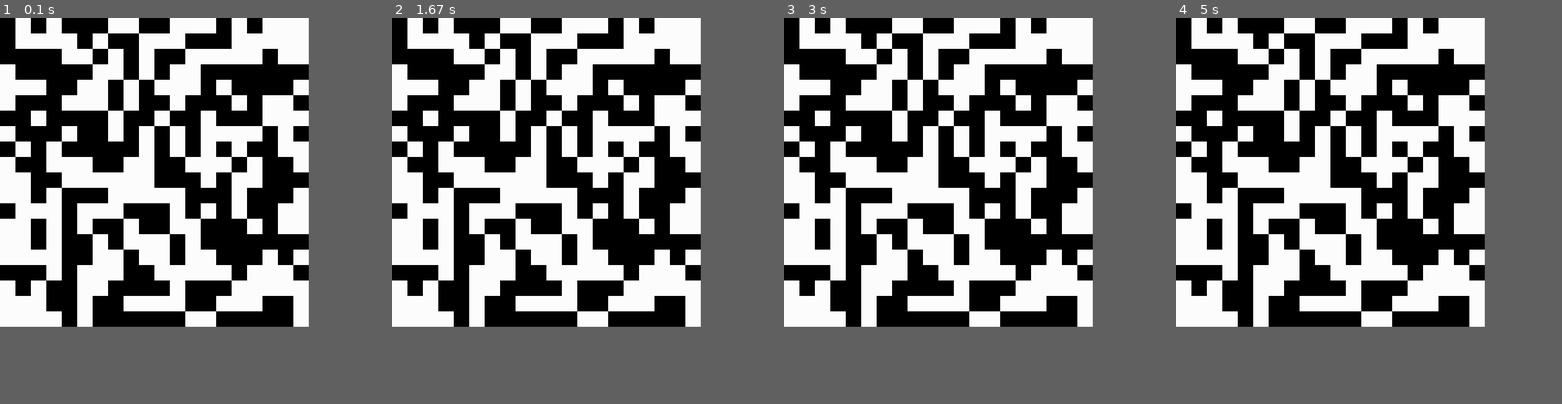
Above: before the commit, frames 1-4 (left to right).
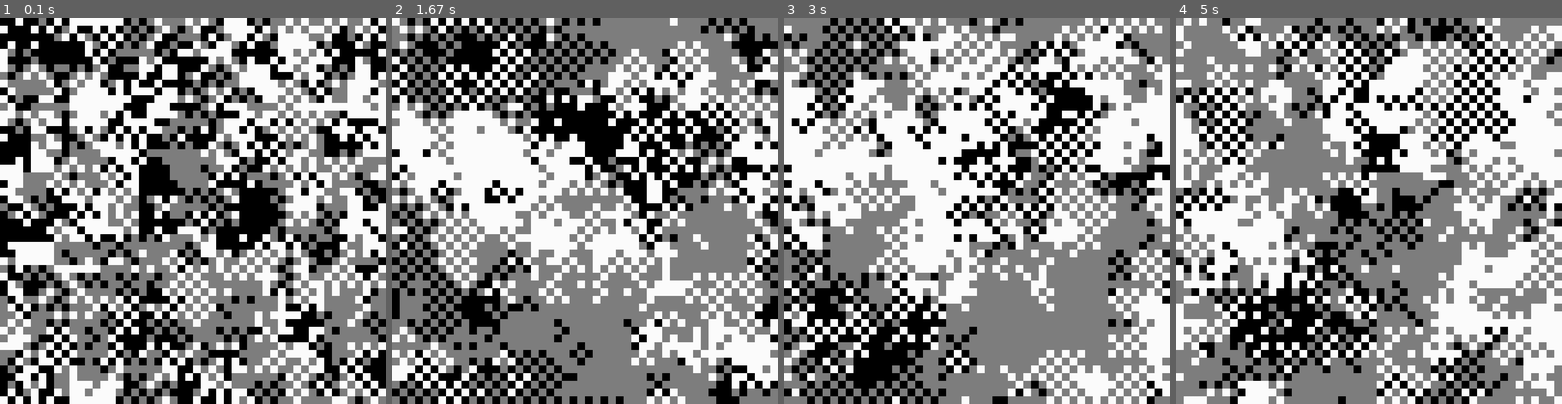
Above: after the commit, the same moments.

Repository: SyxtonPrime/Pygame-Fun
Game: pygame game, started from Pygame_Testing.py
Two runs of this game, one before a commit and one after it. Both use one fixed random seed, a clock stepped at 60 frames per second and the inputs below.
Inputs:
- Up to frame 1 (0.1 s): no input
- Up to frame 2 (1.67 s): no input
- Up to frame 3 (3 s): no input
- Up to frame 4 (5 s): no input
In our replay, the window is 720x720 before the commit and 900x900 after it. These sizes can differ from the game's own. Grey fills any space a smaller window leaves; there, only what the larger window draws over its background counts as a difference.

The runs differ from the first frame. In frame 1, 65% of the frame differs, in the area x 0-100%, y 0-100%; in frame 2, 63%; in frame 3, 61%; in frame 4, 65%.

Commit message:
Renamed Files and added new one
Evo - Terrible
Evo_Bet - Mean
Evo_Bet2 - Median
New Evo file

Diff:
--- /dev/null
+++ b/Evolution_Strengthen.py
@@ -0,0 +1,131 @@
+from random import randint, random
+from time import time
+import sys
+import pygame
+import pygame.locals
+
+def Evolution(size, type):
+	pygame.init()
+	cellsize = 15
+	screen = pygame.display.set_mode((size*cellsize, size*cellsize))
+	grid = gridcreator(size, type)
+	while True:
+		grid = [[celltransitioner(size, grid, j, k) for k in range (size)] for j in range (size)]
+		for i in range(size):
+			for j in range(size):
+				Int, Str, Agi = grid[i][j]
+				net = Int + Str + Agi
+				mini = min(Int, Str, Agi)
+				Int, Str, Agi = int((255**2)*(Int - mini)/((255 - 3*mini)*net)), int((255**2)*(Str-mini)/((255 - 3*mini)*net)), int((255**2)*(Agi - mini)/((255 - 3*mini)*net))
+				pygame.draw.rect(screen, pygame.Color(Int, Str, Agi), (i*cellsize, j*cellsize, cellsize, cellsize))
+		for event in pygame.event.get():
+			if event.type == pygame.locals.QUIT:
+				pygame.quit()
+				sys.exit()
+		pygame.display.flip()
+	acc = [0, 0, 0]
+	for x in grid:
+		for y in x:
+			for l in range (3):
+				acc[l] += y[l]
+	print (acc)
+
+def celltransitioner(size, grid, j, k):
+	inc = random()
+	Int, Str, Agi = grid[j][k]
+	avInt, avStr, avAgi = 0, 0, 0
+	num = 0
+	if k == 0:
+		cell = grid[j][k+1]
+		avInt += cell[0]
+		avStr += cell[1]
+		avAgi += cell[2]
+		num += 1
+	elif k == (size - 1):
+		cell = grid[j][k-1]
+		avInt += cell[0]
+		avStr += cell[1]
+		avAgi += cell[2]
+		num += 1
+	else:
+		cell1, cell2 = grid[j][k+1], grid[j][k-1]
+		avInt += cell1[0] + cell2[0]
+		avStr += cell1[1] + cell2[1]
+		avAgi += cell1[2] + cell2[2]
+		num += 2
+	if j == 0:
+		cell = grid[j+1][k]
+		avInt += cell[0]
+		avStr += cell[1]
+		avAgi += cell[2]
+		num += 1
+	elif j == (size - 1):
+		cell = grid[j-1][k]
+		avInt += cell[0]
+		avStr += cell[1]
+		avAgi += cell[2]
+		num += 1
+	else:
+		cell1, cell2 = grid[j+1][k], grid[j-1][k]
+		avInt += cell1[0] + cell2[0]
+		avStr += cell1[1] + cell2[1]
+		avAgi += cell1[2] + cell2[2]
+		num += 2
+	avInt /= num
+	avStr /= num
+	avAgi /= num
+	if (Int < avInt):
+		if (Str < avStr):
+			if (Agi < avAgi):
+				nInt, nStr, nAgi = (Int + inc, Str + inc, Agi + inc)
+			else:
+				if avInt > avStr:
+					nInt, nStr, nAgi = (Int + inc, Str, Agi)
+				else:
+					nInt, nStr, nAgi = (Int, Str + inc, Agi)
+		elif (Agi < avAgi):
+			if avInt > avAgi:
+				nInt, nStr, nAgi = (Int + inc, Str, Agi)
+			else:
+				nInt, nStr, nAgi = (Int, Str, Agi + inc)
+		else:
+			if inc < 0.01:
+				# Choose your own adventure:
+				# nInt, nStr, nAgi = (inc, inc, inc)
+				# nInt, nStr, nAgi = (random(), random(), random())
+				nInt, nStr, nAgi = ((1.5)*random()*avInt, (1.5)*random()*avStr, (1.5)*random()*avAgi)
+				# nInt, nStr, nAgi = (avInt, avStr, avAgi)
+			else:
+				nInt, nStr, nAgi = (Int, Str, Agi)
+	elif (Str < avStr) & (Agi < avAgi):
+		if avStr > avAgi:
+			nInt, nStr, nAgi = (Int, Str + inc, Agi)
+		else:
+			nInt, nStr, nAgi = (Int, Str, Agi + inc)
+	else:
+		if inc < 0.01:
+			# Choose your own adventure:
+			# nInt, nStr, nAgi = (inc, inc, inc)
+			# nInt, nStr, nAgi = (random(), random(), random())
+			nInt, nStr, nAgi = ((1.5)*random()*avInt, (1.5)*random()*avStr, (1.5)*random()*avAgi)
+			# nInt, nStr, nAgi = (avInt, avStr, avAgi)
+		else:
+			nInt, nStr, nAgi = (Int, Str, Agi)
+	# power = (nInt + nStr + nAgi)/2
+	# nInt, nStr, nAgi = (nInt/power, nStr/power, nAgi/power)
+	return((nInt, nStr, nAgi))
+
+def gridcreator(size, type):
+	if type == 0:
+		return [[(random(), random(), random()) for x in range (size)] for y in range (size)]
+	elif type == 1:
+		return [[(0, 75, 180) for x in range (size)] for y in range (size)]
+	elif type == 2:
+		return [[(255, 0, 0) for x in range (size)] for y in range (size)]
+	elif type == 3:
+		return ([[(0, 0, 255) for x in range (size)] for y in range (int(size/2))] + [[(255, 0, 0) for x in range (size)] for y in range (int(size/2))])
+
+t1 = time()
+Evolution(60, 0)
+t2 = time()
+print (t2-t1)
--- a/Pygame_Testing.py
+++ b/Pygame_Testing.py
@@ -3,34 +3,53 @@
 import pygame.locals
 from random import randint
 
-def simple():
+def player():
+	transition = 0
+	type = 0
+	if transition == 0:
+		simple(type)
+
+def simple(type):
 	pygame.init
-	cellsize = 40
-	size = 20
+	cellsize = 20
+	size = 50
 	screen = pygame.display.set_mode((size*cellsize, size*cellsize))
 	acc = 0
-	grid = createGrid(size)
+	grid = createGrid(size, type)
 	while True:
+		newgrid = []
 		for i in range(size):
+			newrow = []
 			for j in range(size):
-				if grid[i][j] == 1:
-					pygame.draw.rect(screen, pygame.Color(255, 255, 255), (i*cellsize, j*cellsize, cellsize, cellsize))
-				else:
-					pygame.draw.rect(screen, pygame.Color(0, 0, 0), (i*cellsize, j*cellsize, cellsize, cellsize))
+				a = randint(0, 3)
+				if a == 0:
+					num = grid[i-1][j]
+				if a == 1:
+					num = grid[i][j-1]
+				if a == 2:
+					num = grid[(i+1)%(size)][j]
+				if a == 3:
+					num = grid[i][(j+1)%(size)]
+				pygame.draw.rect(screen, pygame.Color(num*127, num*127, num*127)    , (i*cellsize, j*cellsize, cellsize, cellsize))
+				newrow.append(num)
+			newgrid.append(newrow)
 		for event in pygame.event.get():
 			if event.type == pygame.locals.QUIT:
 				pygame.quit()
 				sys.exit()
 		pygame.display.flip()
+		grid = newgrid
 
-def createGrid(size):
+def createGrid(size, type):
 	grid = []
-	for i in range(size):
-		row = []
-		for j in range(size):
-			row.append(randint(0, 1))
-		grid.append(row)
-	return(grid)
+	if type == 0:
+		for i in range(size):
+			row = []
+			for j in range(size):
+				row.append(randint(0, 2))
+			grid.append(row)
+	elif type == 1:
+		grid = [[int((2*j - 1)/size) for j in range (size)] for x in range (size)]
+	return (grid)
 
-
-simple()
+player()
Renamed: Evolution_better.py -> Evolution_Mean.py
Renamed: Evolution_better2.py -> Evolution_Median.py
Renamed: Evolution.py -> Evolution_Terrible.py
